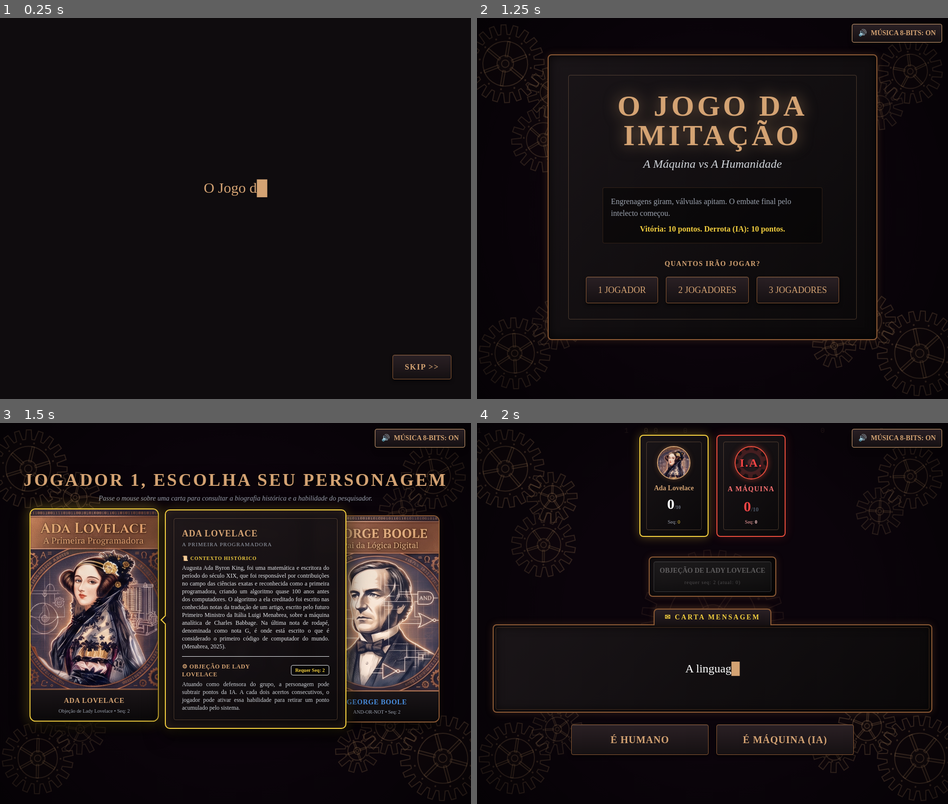
Above: before the commit, frames 1-4 (two rows, left to right).
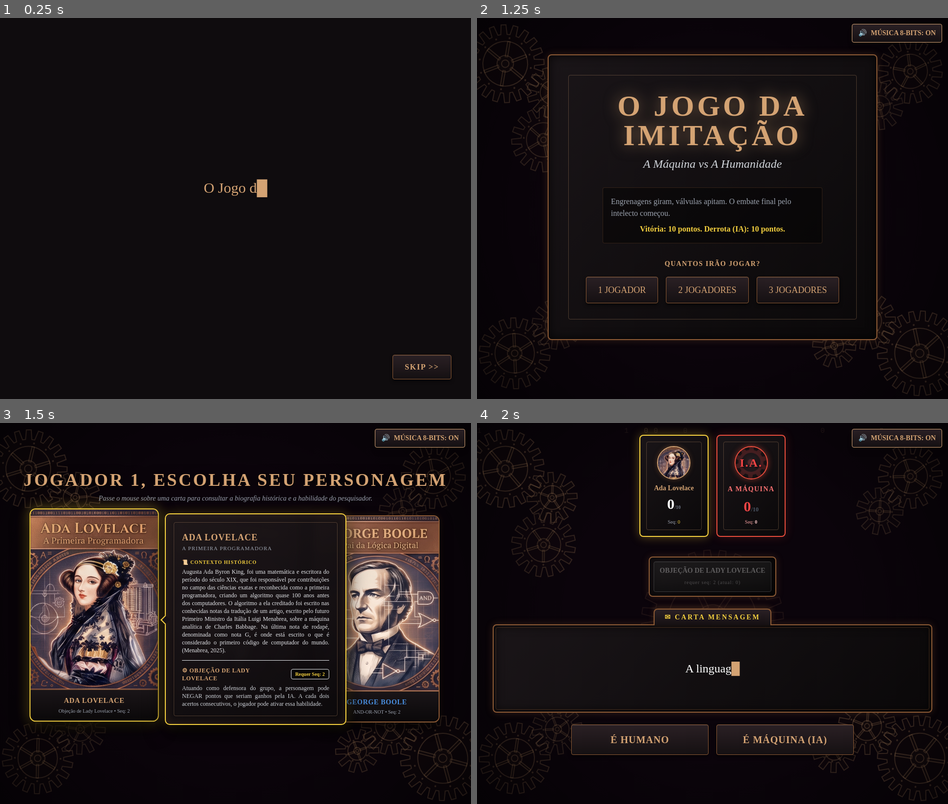
Above: after the commit, the same moments.

Repository: Felipe-Irrasabal/imitgame
Game: browser game, page index.html
The game is run twice, just before and just after one commit, with the same random seed, the same clock (stepped at 60 frames per second) and the same inputs.
Inputs (mouse positions are in pixels of both pictures, inside the frame that each line leads up to):
- Up to frame 1 (0.25 s): no input
- Up to frame 2 (1.25 s): click "SKIP >>" at 0.27 s
- Up to frame 3 (1.5 s): click "1 JOGADOR" at 1.27 s
- Up to frame 4 (2 s): click (571, 613) at 1.87 s

Frames 1-2 are identical in both runs. In frame 3, 5.3% of the frame differs, in the area x 34-74%, y 22-81%; in frame 4, nothing differs.

Commit message:
Update index.html

Diff:
--- a/index.html
+++ b/index.html
@@ -946,7 +946,7 @@
                 abDesc: 'Anula 1 pt da IA',
                 req: 2,
                 history: 'Augusta Ada Byron King, foi uma matemática e escritora do período do século XIX, que foi resp …(507 unchanged characters)…
-                abSummary: 'Atuando como defensora do grupo, a personagem pode subtrair pontos da IA. A cada dois acertos consecutivos, o jogador pode ativar essa habilidade para retirar um ponto acumulado pelo sistema.'
+                abSummary: 'Atuando como defensora do grupo, a personagem pode NEGAR pontos que seriam ganhos pela IA. A cada dois acertos consecutivos, o jogador pode ativar essa habilidade.'
             },
             alan: {
                 id: 'alan',
